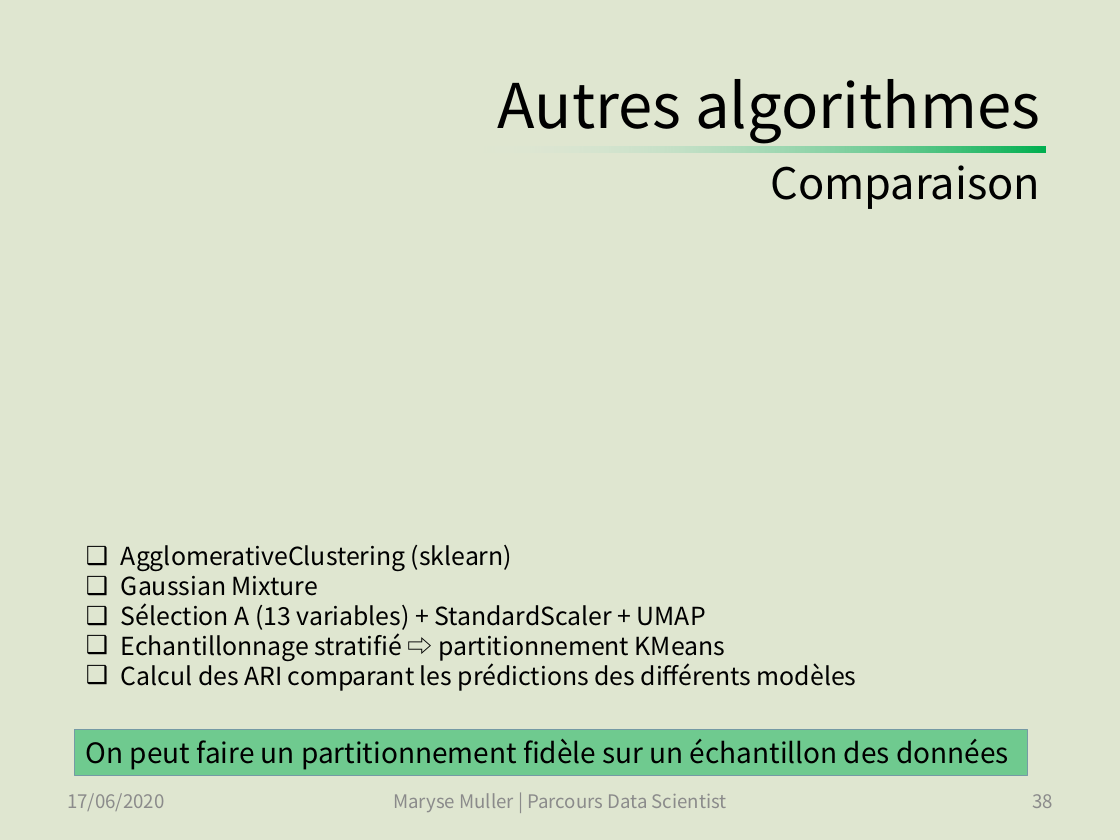
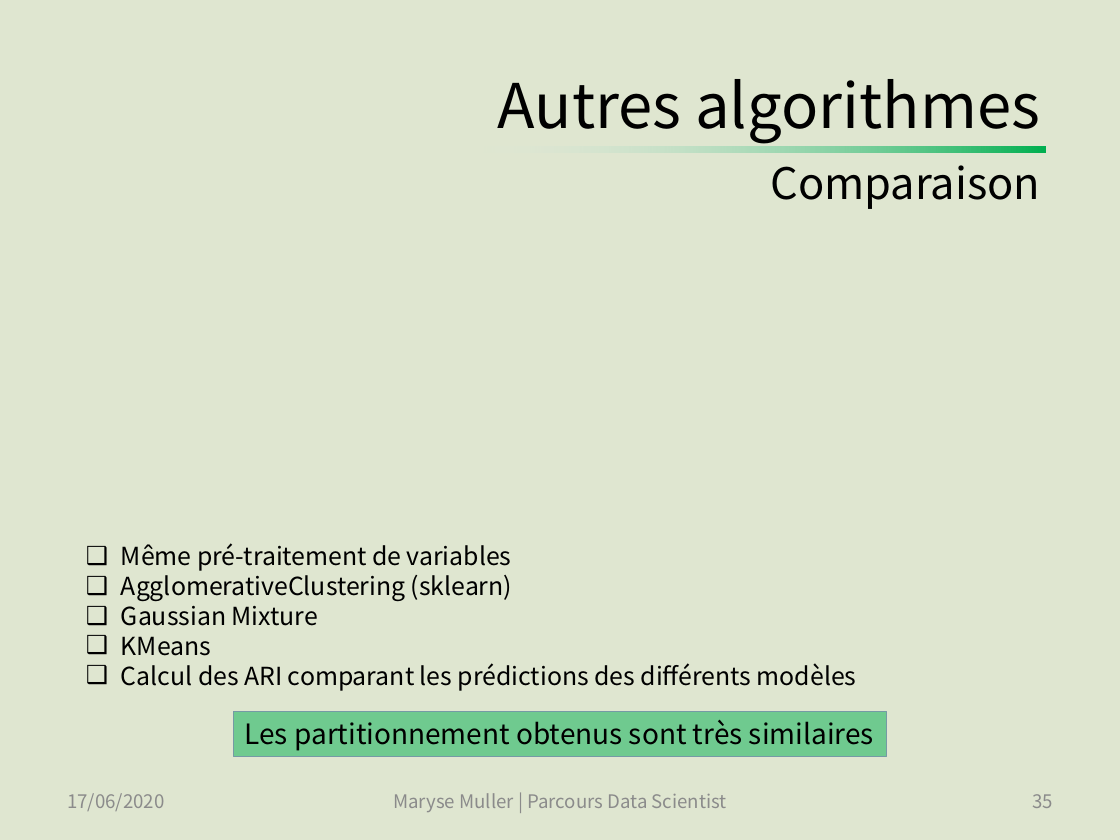
Before and after one commit to SmellyArmure/OC_DS_Project5, a slide deck: slide 35 of PRESENTATION/Projet5.pptx (slide 38 before the commit). Drawn at 1120x840 pixels with LibreOffice and Linux fonts; fonts in the diff are those of the drawing. Boxes give left, top, right and bottom in pixels: in the first picture for what was removed or moved away, otherwise in the second. Text is boxed around its words. In the diff, an @@ line names an element or a change of style, - is before the commit and + after.

```diff
--- a/PRESENTATION/Projet5.pptx
+++ b/PRESENTATION/Projet5.pptx
@@ text at box(121, 543, 512, 571): paragraph added @@
+❑ Même pré-traitement de variables
@@ text at box(121, 636, 211, 656): text changed @@
-❑ Sélection A (13 variables) + StandardScaler + UMAP
-❑ Echantillonnage stratifié ⇨ partitionnement KMeans
+❑ KMeans
@@ rectangle "Les partitionnement obtenus sont très ...": place and size @@
-rectangle "Les partitionnement obtenus sont très ..." at box(75, 730, 1027, 775)
+rectangle "Les partitionnement obtenus sont très ..." at box(234, 711, 887, 756)
@@ text in rectangle at box(245, 720, 874, 751): text changed @@
-On peut faire un partitionnement fidèle sur un échantillon des données
+Les partitionnement obtenus sont très similaires
@@ page number at box(1032, 794, 1053, 808): text changed @@
-38
+35
```
Also in this commit, not shown: 22 other slides changed, 8 slides added, 2 slides removed, 4 other files.
